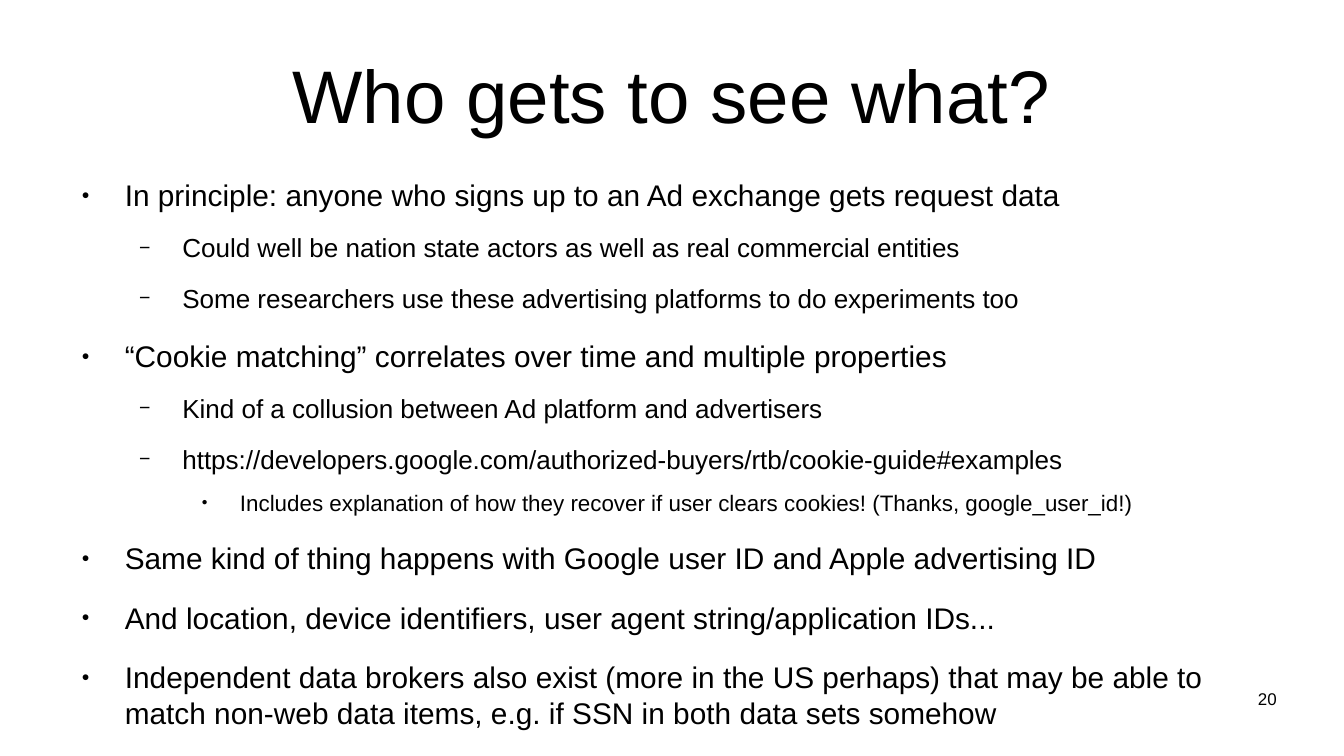
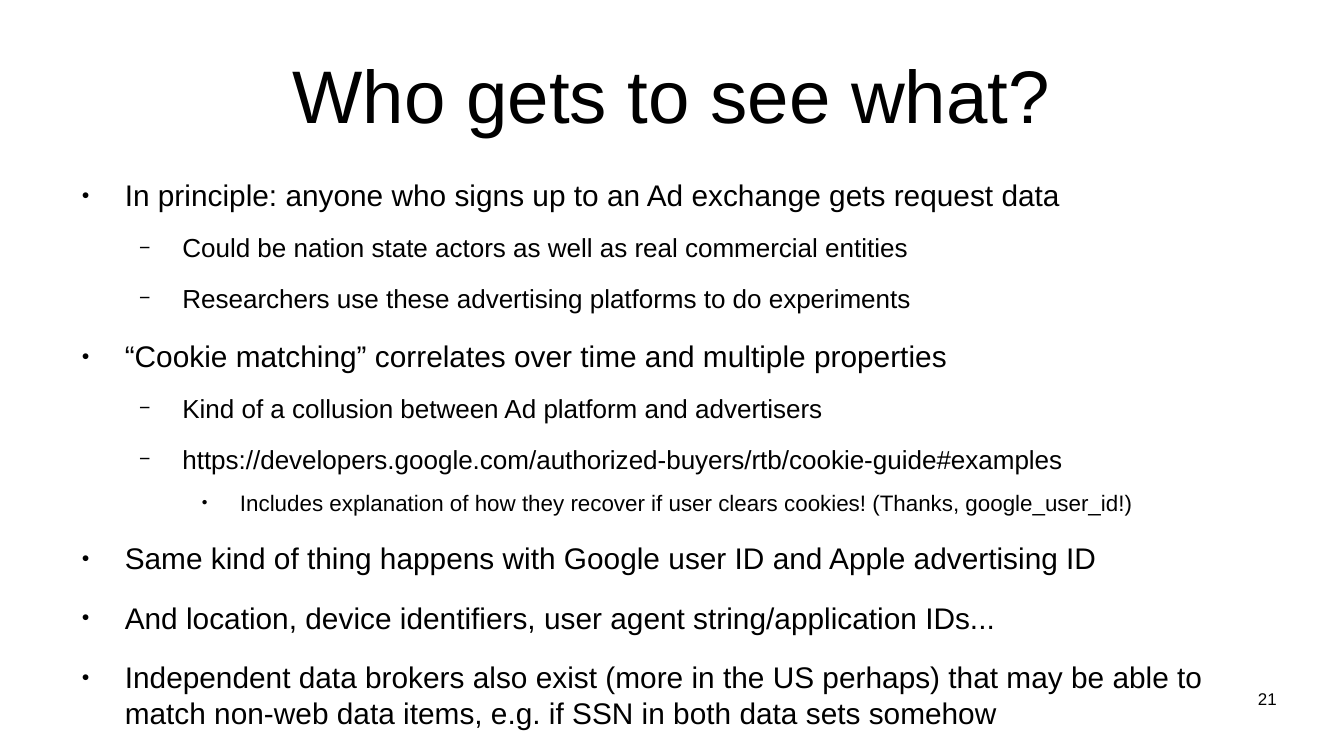
Before and after one commit to sftcd/witidtm, a slide deck: slide 21 of lectures/2021-2022/600-ads.odp (slide 20 before the commit). Drawn at 1344x756 pixels with LibreOffice and Linux fonts; fonts in the diff are those of the drawing. Boxes give left, top, right and bottom in pixels: in the first picture for what was removed or moved away, otherwise in the second. Text is boxed around its words. In the diff, an @@ line names an element or a change of style, - is before the commit and + after.

```diff
--- a/lectures/2021-2022/600-ads.odp
+++ b/lectures/2021-2022/600-ads.odp
@@ text at (182, 238, 911, 314): text changed @@
-  − Could well be nation state actors as well as real commercial entities
-  − Some researchers use these advertising platforms to do experiments too
+  − Could be nation state actors as well as real commercial entities
+  − Researchers use these advertising platforms to do experiments
@@ page number at (1258, 693, 1277, 705): text changed @@
-20
+21
```
Also in this commit, not shown: 9 other slides changed, 1 slide added, 1 other file.
